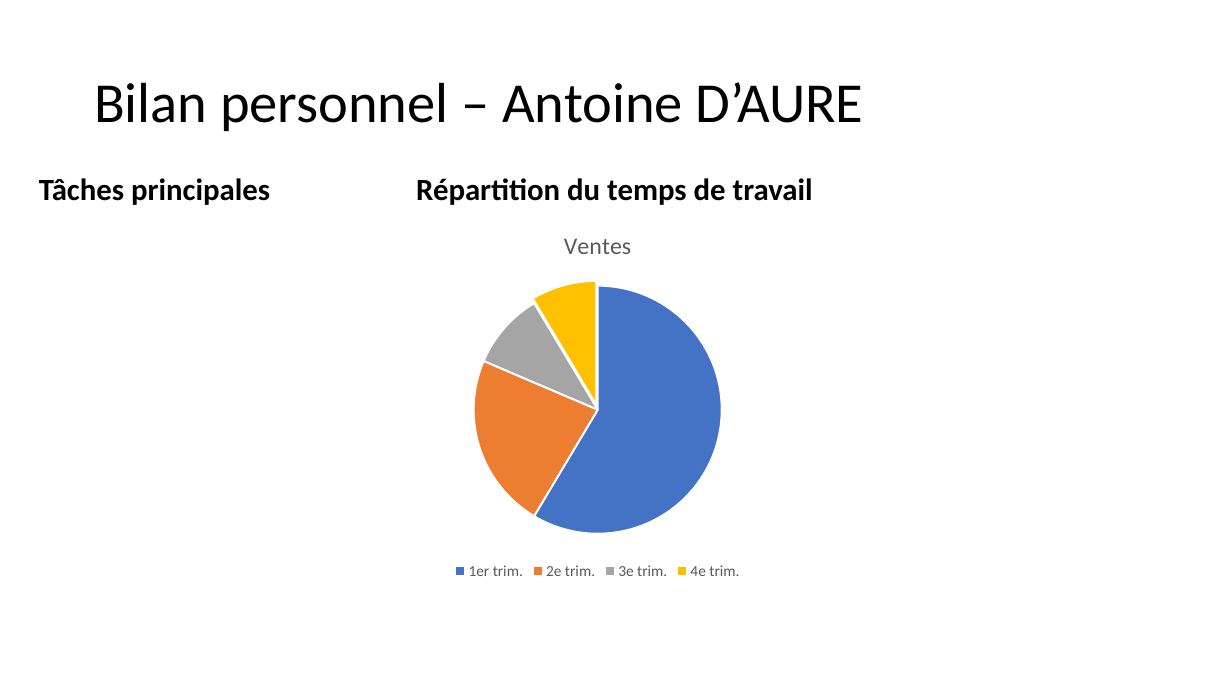
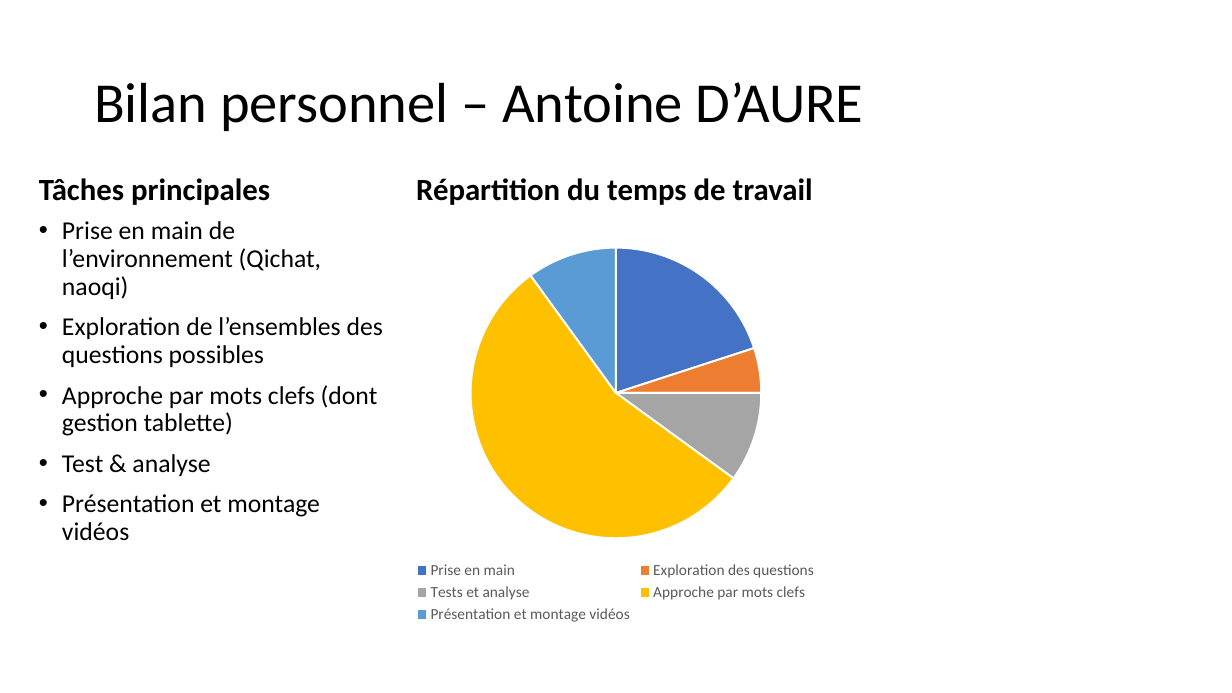
Before and after one commit to PorteAntoine/IHM_PEPPER_CPE2017, a slide deck: slide 18 of Rapport/Diapo_ihm_pepper.pptx. Drawn at 1232x693 pixels with LibreOffice and Linux fonts; fonts in the diff are those of the drawing; background and template pictures are left out. Boxes give left, top, right and bottom in pixels: in the first picture for what was removed or moved away, otherwise in the second. Text is boxed around its words. In the diff, an @@ line names an element or a change of style, - is before the commit and + after.

```diff
--- a/Rapport/Diapo_ihm_pepper.pptx
+++ b/Rapport/Diapo_ihm_pepper.pptx
@@ text added at box(62, 221, 383, 540), 20 pt, text #000000 @@
+• Prise en main de l’environnement (Qichat, naoqi)
+• Exploration de l’ensembles des questions possibles
+• Approche par mots clefs (dont gestion tablette)
+• Test & analyse
+• Présentation et montage vidéos
@@ pie chart added at box(361, 235, 872, 628) @@
+categories: Prise en main, Exploration des questions, Tests et analyse, Approche par mots clefs, Présentation et montage vidéos
+Series 1: 20, 5, 10, 55, 10
@@ pie chart removed at box(396, 212, 799, 584) @@
-title "Ventes"
-categories: 1er trim., 2e trim., 3e trim., 4e trim.
-Ventes: 59, 23, 10, 9
```
Also in this commit, not shown: 9 other slides changed, 3 slides added, 1 slide removed.
